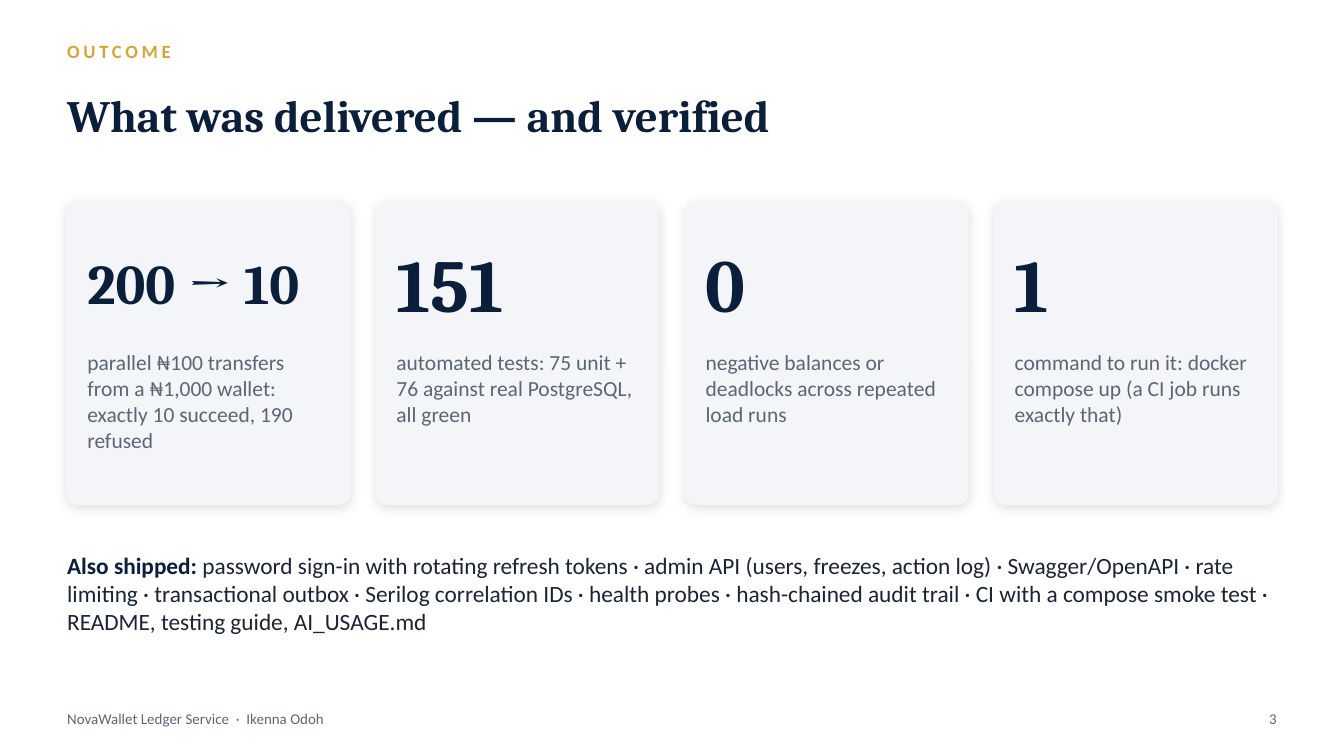
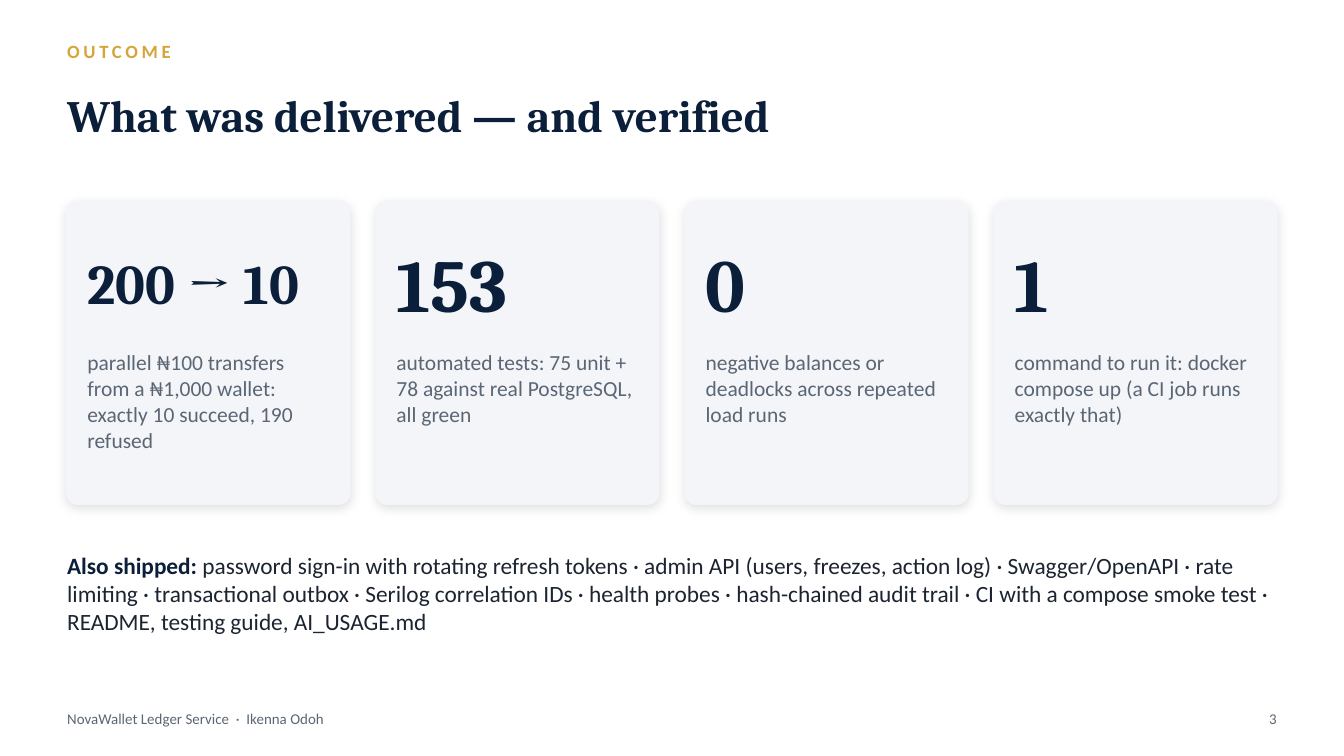
Before and after one commit to ikenna042/novawallet, a slide deck: slide 3 of docs/Ikenna_Odoh_NovaWallet_Case_Study.pptx. Drawn at 1344x756 pixels with LibreOffice and Linux fonts; fonts in the diff are those of the drawing. Boxes give left, top, right and bottom in pixels: in the first picture for what was removed or moved away, otherwise in the second. Text is boxed around its words. In the diff, an @@ line names an element or a change of style, - is before the commit and + after.

```diff
--- a/docs/Ikenna_Odoh_NovaWallet_Case_Study.pptx
+++ b/docs/Ikenna_Odoh_NovaWallet_Case_Study.pptx
@@ text at [396, 261, 507, 313]: text changed @@
-151
+153
@@ text at [396, 355, 632, 426]: text changed @@
-automated tests: 75 unit + 76 against real PostgreSQL, all green
+automated tests: 75 unit + 78 against real PostgreSQL, all green
```
Also in this commit, not shown: 7 other files.
